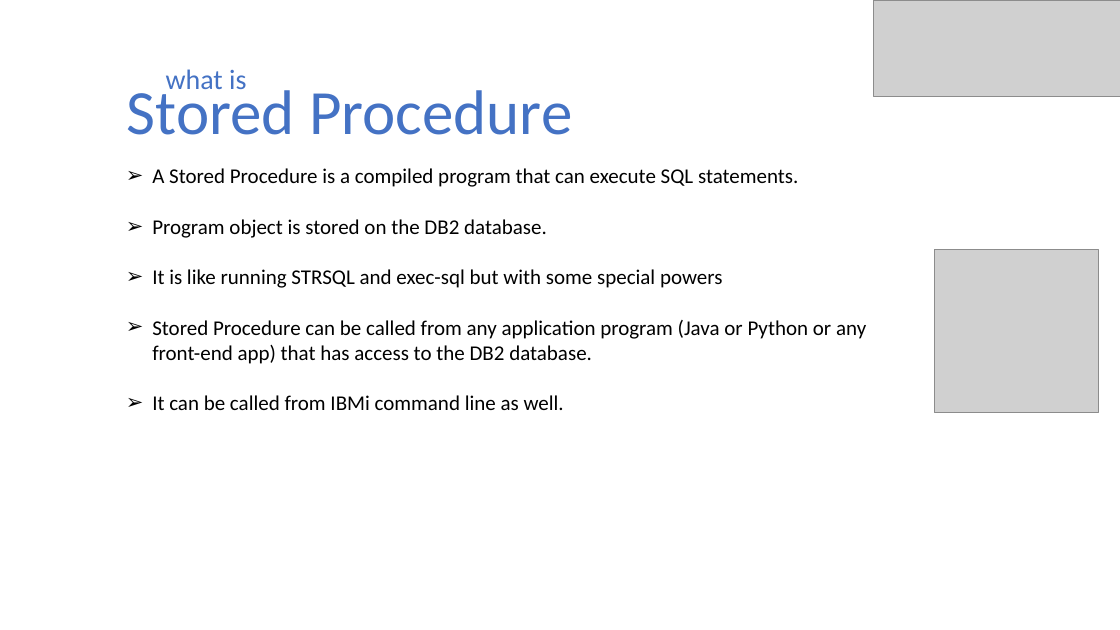
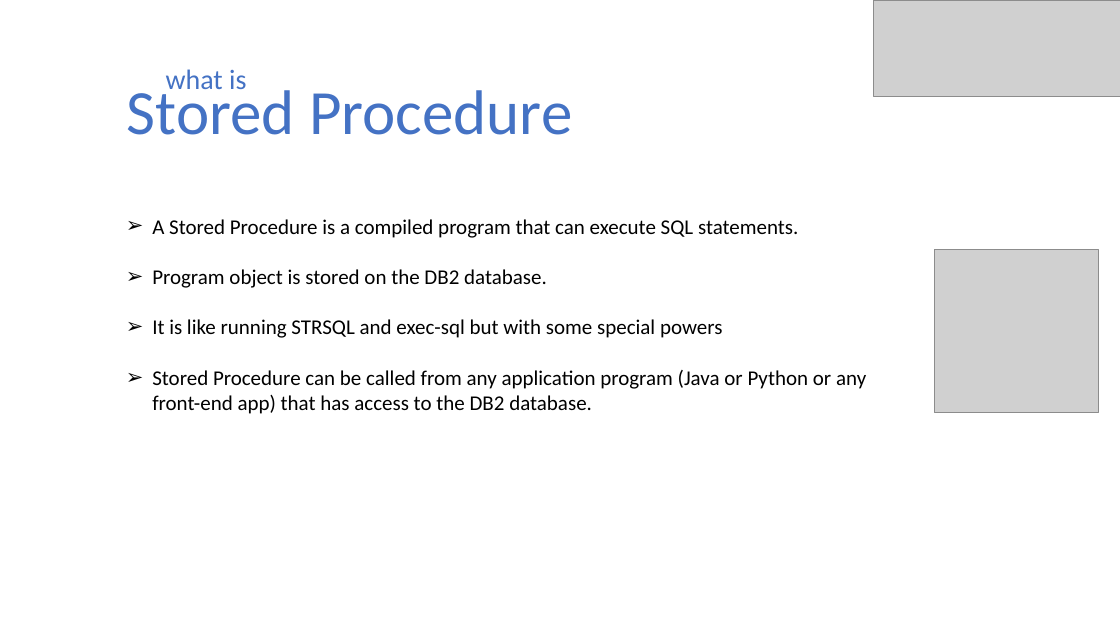
Before and after one commit to ravisankar-PIO/SQL-SP-LnL, a slide deck: slide 4 of IBMi Lunch and Learn Series 2024 - Enhancing Performance with SQL Stored Procedures & UDF.pptx. Drawn at 1120x630 pixels with LibreOffice and Linux fonts; fonts in the diff are those of the drawing; grey boxes stand for pictures. Boxes give left, top, right and bottom in pixels: in the first picture for what was removed or moved away, otherwise in the second. Text is boxed around its words. In the diff, an @@ line names an element or a change of style, - is before the commit and + after.

```diff
--- a/IBMi Lunch and Learn Series 2024 - Enhancing Performance with SQL Stored Procedures & UDF.pptx
+++ b/IBMi Lunch and Learn Series 2024 - Enhancing Performance with SQL Stored Procedures & UDF.pptx
@@ text "A Stored Procedure is a ...": place and size @@
-text "A Stored Procedure is a ..." at [152,168,866,410]
+text "A Stored Procedure is a ..." at [152,219,866,414]
@@ text at [152,395,564,410]: paragraph removed @@
-➢ It can be called from IBMi command line as well.
```
Also in this commit, not shown: 7 other slides changed, 2 other files.
